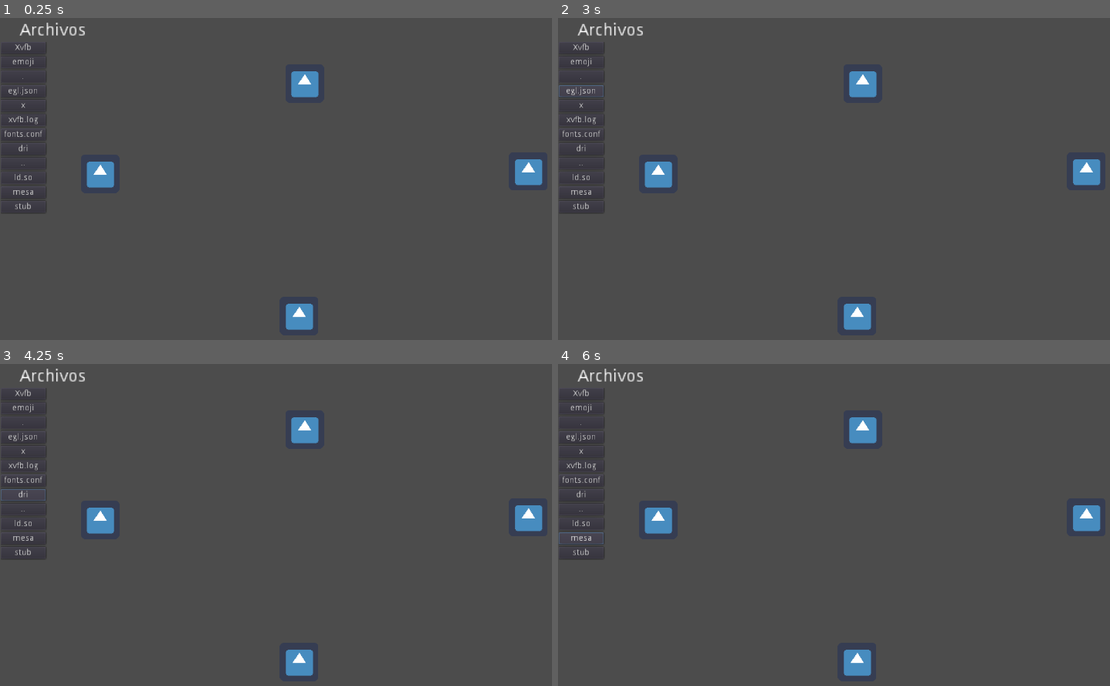
Above: before the commit, frames 1-4 (two rows, left to right).
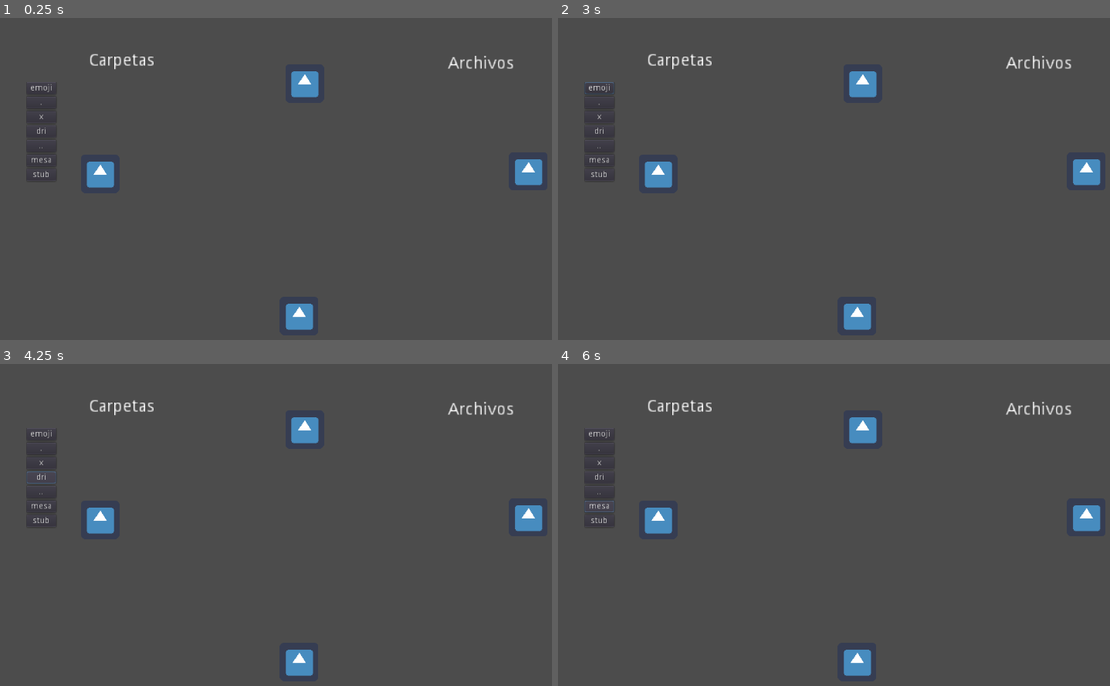
Above: after the commit, the same moments.

Repository: dhigueraf/Reader
Game: Godot game, scene res://Ecenas/Scene.tscn
Same seed, same stepped clock (60 frames per second), same inputs: the game is played once before the commit and once after it. The engine's default icon, where the game draws it, is replaced by a stand-in: a white triangle on a blue panel in a dark square.
Inputs (mouse positions are in pixels of both pictures, inside the frame that each line leads up to):
- Up to frame 1 (0.25 s): no input
- Up to frame 2 (3 s): click "." at 0.5 s; click (580, 46) at 1.25 s, where only the run before the commit has a clickable "Xvfb"; click "emoji" at 2 s; click (580, 92) at 2.75 s, where only the run before the commit has a clickable "egl.json"
- Up to frame 3 (4.25 s): click "dri" at 3.5 s
- Up to frame 4 (6 s): click ".." at 4.25 s; click (580, 467) at 5 s, where only the run before the commit has a clickable "xvfb.log"; click "mesa" at 5.75 s

The runs differ from the first frame. In frame 1, 1.1% of the frame differs, in the area x 0-94%, y 1-61%; in frame 2, 1.2%; in frame 3, 1.2%; in frame 4, 1.2%.

Commit message:
ADD Separate folder and files

Diff:
--- a/Ecenas/Scene.tscn
+++ b/Ecenas/Scene.tscn
@@ -7,32 +7,65 @@
 
 [node name="CanvasLayer" type="CanvasLayer" parent="."]
 
-[node name="Label" type="Label" parent="CanvasLayer"]
+[node name="Controller" type="Control" parent="CanvasLayer"]
+anchor_right = 1.0
+anchor_bottom = 1.0
+script = ExtResource( 2 )
+
+[node name="LB_Carpetas" type="Label" parent="CanvasLayer/Controller"]
 anchor_left = 0.5
 anchor_top = 0.5
 anchor_right = 0.5
 anchor_bottom = 0.5
-margin_left = -509.0
-margin_top = -297.0
-margin_right = -424.0
-margin_bottom = -266.0
+margin_left = -395.0
+margin_top = -247.0
+margin_right = -310.0
+margin_bottom = -216.0
+rect_scale = Vector2( 2, 2 )
+text = "Carpetas"
+align = 1
+valign = 1
+
+[node name="ContainerCarpetas" type="ScrollContainer" parent="CanvasLayer/Controller"]
+anchor_left = 0.043
+anchor_top = 0.197
+anchor_right = 0.432
+anchor_bottom = 0.95
+margin_left = -0.0320015
+margin_top = -0.200005
+margin_right = -0.368011
+scroll_horizontal_enabled = false
+
+[node name="VBoxContainer" type="VBoxContainer" parent="CanvasLayer/Controller/ContainerCarpetas"]
+alignment = 1
+
+[node name="LB_Archivos" type="Label" parent="CanvasLayer/Controller"]
+anchor_left = 0.5
+anchor_top = 0.5
+anchor_right = 0.5
+anchor_bottom = 0.5
+margin_left = 201.0
+margin_top = -242.0
+margin_right = 286.0
+margin_bottom = -211.0
 rect_scale = Vector2( 2, 2 )
 text = "Archivos"
 align = 1
 valign = 1
 
-[node name="ScrollContainer" type="ScrollContainer" parent="CanvasLayer"]
-anchor_left = 0.001
-anchor_top = 0.085
-anchor_right = 0.978
-anchor_bottom = 0.95
-margin_left = -0.024
-margin_right = -0.472046
+[node name="ContainerArchivos" type="ScrollContainer" parent="CanvasLayer/Controller"]
+anchor_left = 0.553
+anchor_top = 0.208
+anchor_right = 0.981
+anchor_bottom = 0.943
+margin_left = -0.272034
+margin_top = 0.199997
+margin_right = 0.455933
+margin_bottom = 0.200012
 scroll_horizontal_enabled = false
 
-[node name="VBoxContainer" type="VBoxContainer" parent="CanvasLayer/ScrollContainer"]
+[node name="VBoxContainer" type="VBoxContainer" parent="CanvasLayer/Controller/ContainerArchivos"]
 alignment = 1
-script = ExtResource( 2 )
 
 [node name="Icon" type="Sprite" parent="."]
 position = Vector2( 166, 270 )
--- a/Scripts/FilesLoader.gd
+++ b/Scripts/FilesLoader.gd
@@ -1,7 +1,9 @@
-extends VBoxContainer
+extends Control
 
 var elemento = preload("res://Objetos/Elemento.tscn")
 var directorio = preload("res://Objetos/ElementButton.tscn")
+
+var formatsallowed = ["doc","docx","ppt","pptx","xls","xls","odt","pdf","webm","mp4","mkv"]
 
 func openfile(dir,filename):
 	print("dir and name")
@@ -35,13 +37,15 @@
 				var btndir = Button.new()
 				btndir.text = file_name
 				btndir.connect("pressed",self,"opendir",[dir.get_current_dir ( )+"/"+ file_name])
-				add_child(btndir)
+				$ContainerCarpetas/VBoxContainer.add_child(btndir)
 			else:
 				#print("Found file: " + file_name)
-				var btnel = Button.new()
-				btnel.text = file_name
-				btnel.connect("pressed",self,"openfile",[basepath, file_name])
-				add_child(btnel)
+				var filearray = file_name.split(".")
+				if(formatsallowed.has(filearray[-1])):
+					var btnel = Button.new()
+					btnel.text = file_name
+					btnel.connect("pressed",self,"openfile",[basepath, file_name])
+					$ContainerArchivos/VBoxContainer.add_child(btnel)
 			file_name = dir.get_next()
 	else:
 		print("An error occurred when trying to access the path.")
